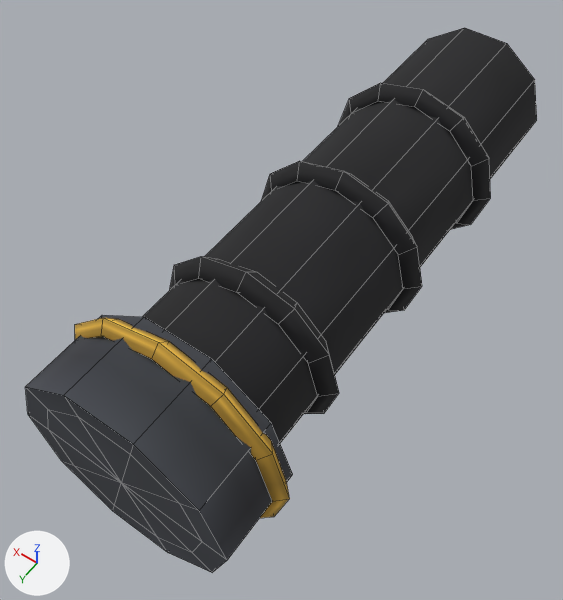
The OBJ model crude-and-compute/src/main/resources/assets/crudecompute/models/block/power_cable_arm.obj: old version first, new version second.
The view is the same before and after, from a 50 mm lens placed at (0.286, 0.119, 0.977), pointed at (0.514, -0.2, 0.475). Every picture has the same lights, and +X, +Y and +Z are marked at lower left. The picture after the commit comes second. Mesh edges are drawn as thin lines. Where no turn or scale is listed for an object, it has been applied to the vertices.

Objects in the first picture: 'power_cable_arm'.
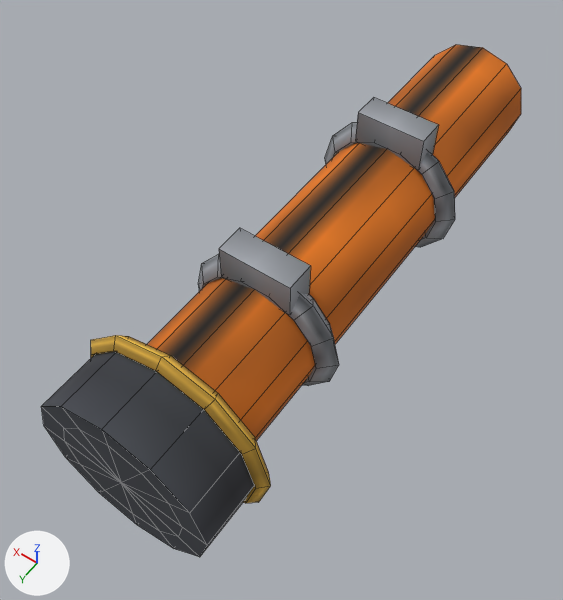
The change, as a diff of the scene's bpy script:
```diff
--- a/crude-and-compute/src/main/resources/assets/crudecompute/models/block/power_cable_arm.obj.py
+++ b/crude-and-compute/src/main/resources/assets/crudecompute/models/block/power_cable_arm.obj.py
@@ me_power_cable_arm @@
-me_power_cable_arm.from_pydata(...)  # 234 vertices, 232 faces; spans x 0.404..0.596, y -0.5..0.0, z 0.404..0.596
-me_power_cable_arm.materials.append(mat_rubber)  # picture img_rubber
+me_power_cable_arm.from_pydata(...)  # 226 vertices, 220 faces; spans x 0.419..0.581, y -0.5..0.0, z 0.419..0.581
+# me_power_cable_arm part 1: a new loose piece, a box spanning x 0.47..0.53, y -0.352..-0.328, z 0.545..0.575, in mat_steel (picture img_steel)
+# me_power_cable_arm part 2: a new loose piece, a box spanning x 0.47..0.53, y -0.172..-0.148, z 0.545..0.575, in mat_steel (picture img_steel)
+# me_power_cable_arm part 3: the loose piece of 48 vertices spanning x 0.404..0.596, y -0.063..-0.047, z 0.404..0.596 is scaled about its middle by (0.841, 0.875, 0.841)
+# me_power_cable_arm part 4: the loose piece of 20 vertices spanning x 0.432..0.568, y -0.5..0.0, z 0.435..0.565 is rebuilt with 24 vertices and now spans x 0.448..0.552, y -0.5..0.0, z 0.448..0.552, in mat_cable_orange (picture img_cable_orange)
+# me_power_cable_arm part 5: a new loose piece of 56 vertices spanning x 0.434..0.566, y -0.352..-0.328, z 0.436..0.564, in mat_steel (picture img_steel)
+# me_power_cable_arm part 6: a new loose piece of 56 vertices spanning x 0.434..0.566, y -0.172..-0.148, z 0.436..0.564, in mat_steel (picture img_steel)
+# me_power_cable_arm part 7: the loose piece of 48 vertices spanning x 0.421..0.579, y -0.271..-0.249, z 0.421..0.579 is deleted
+# me_power_cable_arm part 8: the loose piece of 48 vertices spanning x 0.421..0.579, y -0.151..-0.129, z 0.421..0.579 is deleted
+# me_power_cable_arm part 9: the loose piece of 48 vertices spanning x 0.421..0.579, y -0.391..-0.369, z 0.421..0.579 is deleted
+# me_power_cable_arm part 10
+# 21 vertices are removed from x 0.412..0.588, y -0.07..0.0, z 0.416..0.584
+# 30 faces are deleted
+# 13 vertices are added at x 0.428..0.572, y -0.06, z 0.428..0.572
+# 12 new vertices lie (0.0, 0.06, 0.0) away from vertices in x 0.428..0.572, y -0.06, z 0.428..0.572
+# 36 new faces join them, mat_steel_dark (picture img_steel_dark)
 me_power_cable_arm.materials.append(mat_steel_dark)
 me_power_cable_arm.materials.append(mat_brass)
+me_power_cable_arm.materials.append(mat_cable_orange)  # picture img_cable_orange
+me_power_cable_arm.materials.append(mat_steel)  # picture img_steel
```

Where the change shows, as pixel boxes (x1, y1, x2, y2) in the pictures (563 x 600 px; the box of a moved part takes in the faces that stretch with it):
'power_cable_arm', reshaped (6% narrower, 6% shorter): before (25, 28, 537, 573); after (41, 45, 521, 557)
part 1 of me_power_cable_arm, added: after (355, 97, 438, 170)
part 2 of me_power_cable_arm, added: after (219, 228, 310, 315)
part 3 of me_power_cable_arm, moved or reshaped: before (75, 318, 290, 518); after (91, 335, 271, 503)
part 4 of me_power_cable_arm, rebuilt: before (143, 28, 537, 443); after (147, 45, 521, 441)
part 5 of me_power_cable_arm, added: after (325, 122, 455, 247)
part 6 of me_power_cable_arm, added: after (198, 254, 339, 386)
part 7 of me_power_cable_arm, deleted: before (261, 161, 422, 313)
part 8 of me_power_cable_arm, deleted: before (169, 256, 339, 414)
part 9 of me_power_cable_arm, deleted: before (338, 83, 491, 230)
part 10 of me_power_cable_arm, moved or reshaped: before (25, 315, 293, 573); after (41, 351, 254, 557)
